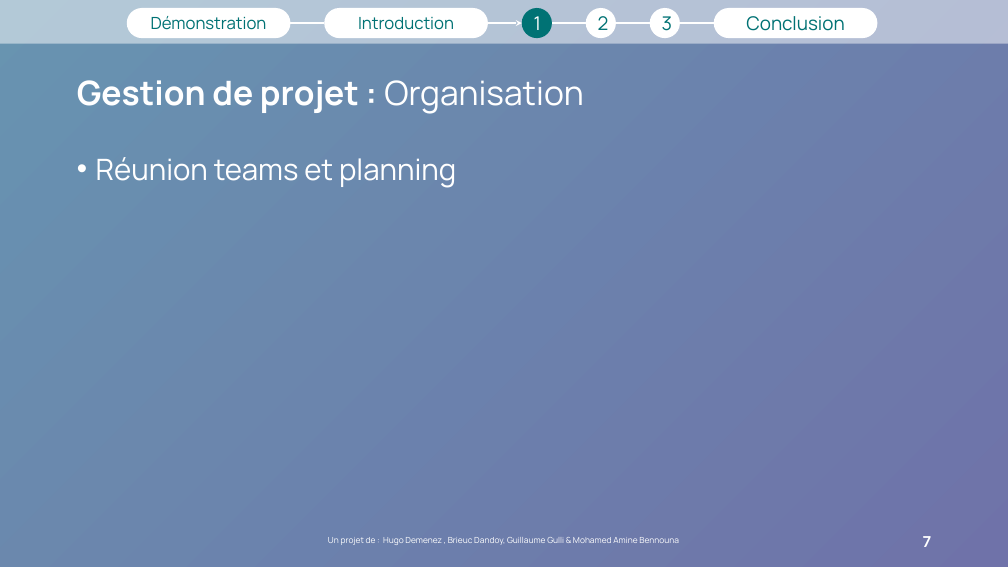
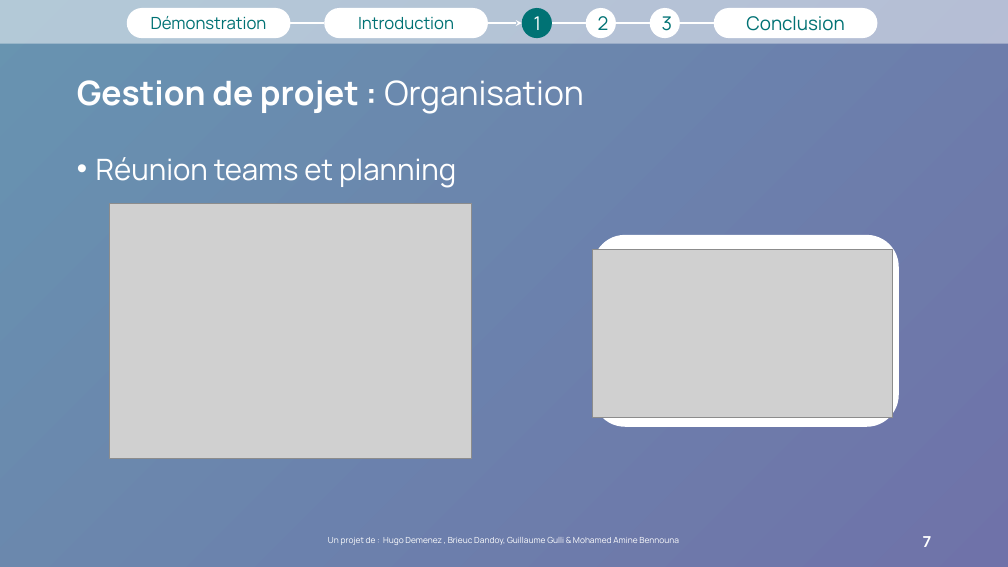
Before and after one commit to hugodemenez/isen-student-portal, a slide deck: slide 7 of presentation/Présentation1.pptx. Drawn at 1008x567 pixels with LibreOffice and Linux fonts; fonts in the diff are those of the drawing; grey boxes stand for pictures; background and template pictures are left out. Boxes give left, top, right and bottom in pixels: in the first picture for what was removed or moved away, otherwise in the second. Text is boxed around its words. In the diff, an @@ line names an element or a change of style, - is before the commit and + after.

```diff
--- a/presentation/Présentation1.pptx
+++ b/presentation/Présentation1.pptx
@@ picture added at bbox=[109, 203, 472, 459] @@
@@ rounded rectangle added at bbox=[593, 235, 899, 427], fill #FFFFFF @@
@@ picture added at bbox=[593, 250, 892, 418] @@
```
Also in this commit, not shown: 11 other slides changed, 1 slide added, 10 other files.
